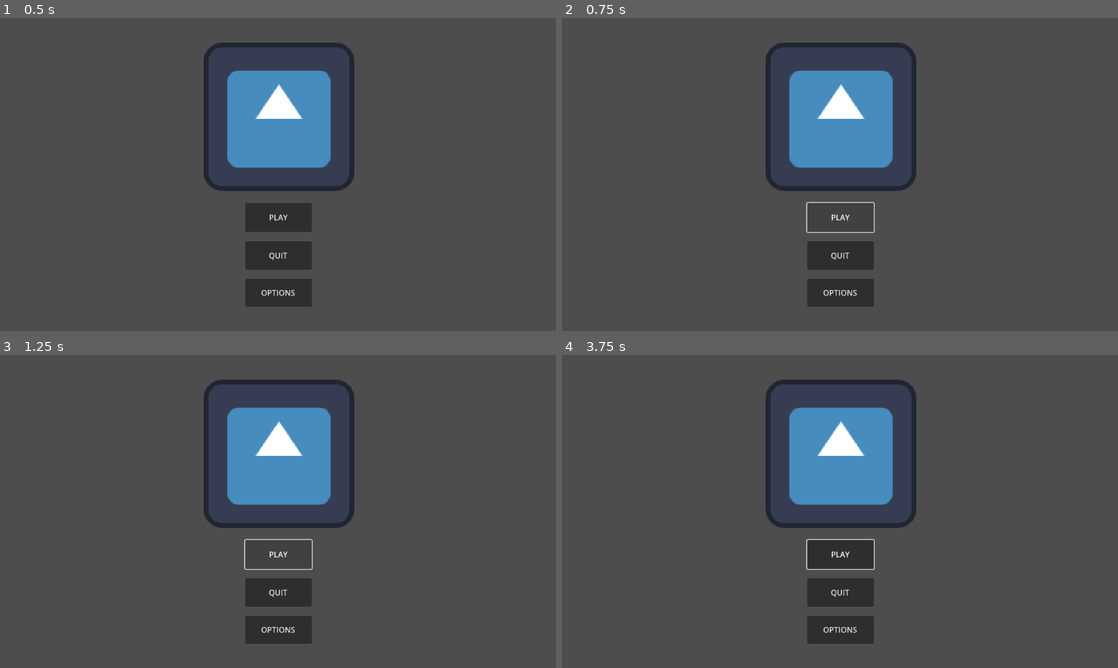
Above: before the commit, frames 1-4 (two rows, left to right).
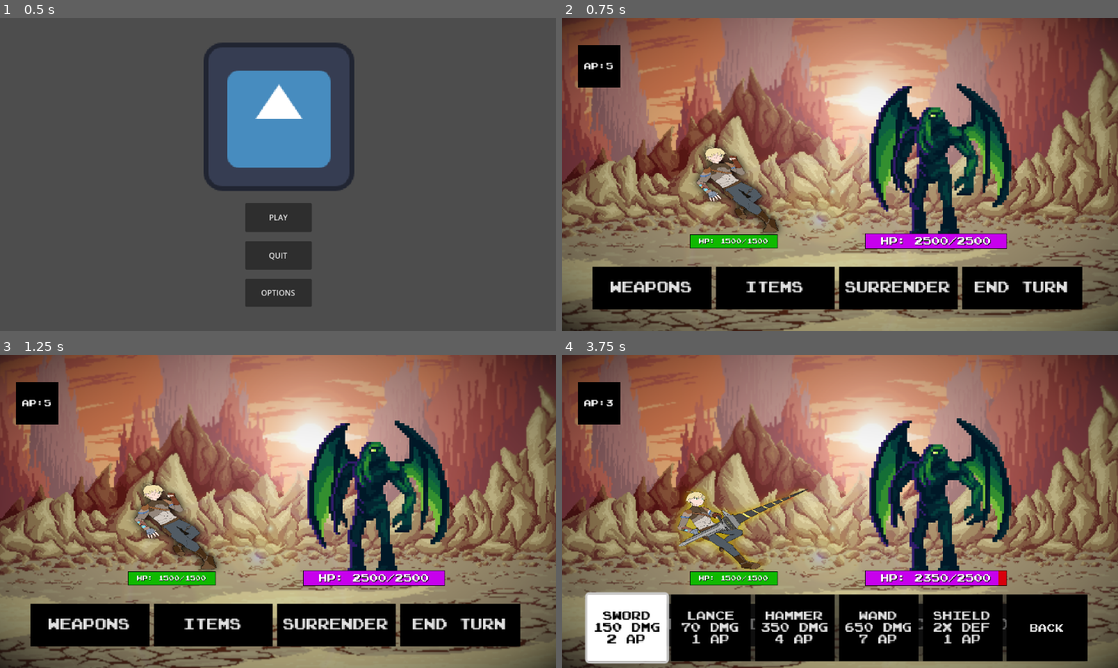
Above: after the commit, the same moments.

Repository: ElerosVecchio/OBL_TeamC
Game: Godot game, scene res://MainMenu/main_menu.tscn
Same seed, same stepped clock (60 frames per second), same inputs: the game is played once before the commit and once after it. The engine's default icon, where the game draws it, is replaced by a stand-in: a white triangle on a blue panel in a dark square.
Inputs (mouse positions are in pixels of both pictures, inside the frame that each line leads up to):
- Up to frame 1 (0.5 s): no input
- Up to frame 2 (0.75 s): click "PLAY" at 0.5 s
- Up to frame 3 (1.25 s): no input
- Up to frame 4 (3.75 s): click (840, 555) at 1.25 s, where only the run before the commit has a clickable "PLAY"; tap Enter (ui_accept) at 2, 2.27 s; hold Right (ui_right) 2.03-2.75 s; click (650, 624) at 2.75 s, where only the run after the commit has a clickable "Weapons"; click (628, 627) at 3.5 s, where only the run after the commit has a clickable "Sword 150 DMG 2 AP"

Frame 1 is identical in both runs. In frame 2, 97% of the frame differs, in the area x 0-100%, y 0-100%; in frame 3, 97%; in frame 4, 98%.
Error before the commit: Modulo by zero error in operator '%'. (res://Item)

Commit message:
Updating Animations

Diff:
--- a/MainMenu/main_menu.gd
+++ b/MainMenu/main_menu.gd
@@ -6,7 +6,7 @@
 # Placeholder for quit button functionality
 func on_quit_button_pressed():
 	print("QUIT button pressed.")
-	# tree.quit()
+	tree.quit()
 
 
 # Placeholder for options button functionality
--- a/MainMenu/main_menu.tscn
+++ b/MainMenu/main_menu.tscn
@@ -70,6 +70,6 @@
 [node name="Item generation scene" type="Node" parent="."]
 script = ExtResource("3_e3sc7")
 
-[connection signal="pressed" from="MainMenuCanvas/btn_play" to="." method="on_play_button_pressed"]
+[connection signal="pressed" from="MainMenuCanvas/btn_play" to="." method="_on_btn_play_pressed"]
 [connection signal="pressed" from="MainMenuCanvas/btn_quit" to="." method="on_quit_button_pressed"]
 [connection signal="pressed" from="MainMenuCanvas/btn_options" to="." method="on_options_button_pressed"]
--- a/TurnBasedSystem&Scene/Global.gd
+++ b/TurnBasedSystem&Scene/Global.gd
@@ -29,6 +29,7 @@
 var enemyturn = false
 
 var playerattacking = false
+var current_attack = 'Hammer'
 
 var bbegdefeated = false
 var playerdefeated = false
--- a/TurnBasedSystem&Scene/bbeg.gd
+++ b/TurnBasedSystem&Scene/bbeg.gd
@@ -21,6 +21,7 @@
 
 func bbegattacking():
 	if Global.enemyturn == true:
+		#Global.bbegattacking = true
 		not_idle = true
 		$AnimatedSprite2D.play('evil_attack')
 		await $AnimatedSprite2D.animation_finished
--- a/TurnBasedSystem&Scene/bbeg.tscn
+++ b/TurnBasedSystem&Scene/bbeg.tscn
@@ -293,7 +293,7 @@
 }]
 
 [sub_resource type="RectangleShape2D" id="RectangleShape2D_hlqs0"]
-size = Vector2(62, 64)
+size = Vector2(124, 128)
 
 [sub_resource type="StyleBoxFlat" id="StyleBoxFlat_k372m"]
 bg_color = Color(0.847059, 0, 0.0470588, 1)
@@ -313,11 +313,14 @@
 [node name="bbeg" type="CharacterBody2D"]
 
 [node name="AnimatedSprite2D" type="AnimatedSprite2D" parent="."]
+position = Vector2(-1, -49)
+scale = Vector2(2.23214, 2.23214)
 sprite_frames = SubResource("SpriteFrames_lg2by")
 animation = &"evil_attack"
 
 [node name="CollisionShape2D" type="CollisionShape2D" parent="."]
-position = Vector2(-2, 8)
+visible = false
+position = Vector2(0, -24)
 shape = SubResource("RectangleShape2D_hlqs0")
 
 [node name="healthbar" type="ProgressBar" parent="."]
--- a/TurnBasedSystem&Scene/hero.gd
+++ b/TurnBasedSystem&Scene/hero.gd
@@ -6,10 +6,11 @@
 	hero_animations()
 	update_health()
 	attacking()
+	hurt()
 	defeat()
 
 func hero_animations():
-	if not_idle == false:
+	if not_idle == false and not Global.enemyturn:
 		$AnimatedSprite2D.play('Idle')
 
 func update_health():
@@ -21,10 +22,20 @@
 func attacking():
 	if Global.playerattacking == true:
 		not_idle = true
-		$AnimatedSprite2D.play('Attack')
+		if Global.current_attack == 'Hammer':
+			$AnimatedSprite2D.play('Hammer')
+		elif Global.current_attack == 'Spear':
+			$AnimatedSprite2D.play('Spear')
 		await $AnimatedSprite2D.animation_finished
 		Global.playerattacking = false
 		not_idle = false
+	else:
+		pass
+
+func hurt():
+	if Global.enemyturn == true:
+		$AnimatedSprite2D.play('Hurt')
+		await $AnimatedSprite2D.animation_finished
 	else:
 		pass
 
@@ -33,6 +44,10 @@
 		Global.playerdefeated = true
 		$healthbar.hide()
 		not_idle = true
-		$AnimatedSprite2D.play('Die')
+		$AnimatedSprite2D.play('Hurt')
+		var tween = get_tree().create_tween()
+		var tween1 = get_tree().create_tween()
+		tween.tween_property(self, "position", position - Vector2(0, -250), 1)
+		tween1.tween_property(self, "modulate:a", 0, 0.3)
 		await $AnimatedSprite2D.animation_finished
 		get_tree().quit()
--- a/TurnBasedSystem&Scene/hero.tscn
+++ b/TurnBasedSystem&Scene/hero.tscn
@@ -1,104 +1,98 @@
-[gd_scene load_steps=18 format=3 uid="uid://bmmai14isviqg"]
+[gd_scene load_steps=13 format=3 uid="uid://bmmai14isviqg"]
 
-[ext_resource type="Texture2D" uid="uid://b35c053ltq544" path="res://TurnBasedSystem&Scene/art/oblhammer.png" id="1_kfkdn"]
-[ext_resource type="Texture2D" uid="uid://b7ail3h52vt3q" path="res://TurnBasedSystem&Scene/Placeholder Sprites/AnimationSheet_Character.png" id="1_oo7lt"]
+[ext_resource type="Texture2D" uid="uid://cg0pen7o6qoqf" path="res://TurnBasedSystem&Scene/art/OBL art/fixed_hammer.png" id="1_hnoah"]
 [ext_resource type="FontFile" uid="uid://dtyyb1av647aj" path="res://TurnBasedSystem&Scene/Placeholder Sprites/Super Mario Bros. NES.ttf" id="2_g2m40"]
-[ext_resource type="Texture2D" uid="uid://ba0r3tifobe24" path="res://TurnBasedSystem&Scene/art/standing.png" id="2_s0ei0"]
-
-[sub_resource type="AtlasTexture" id="AtlasTexture_h6oe7"]
-atlas = ExtResource("1_oo7lt")
-region = Rect2(0, 224, 32, 32)
-
-[sub_resource type="AtlasTexture" id="AtlasTexture_34cei"]
-atlas = ExtResource("1_oo7lt")
-region = Rect2(32, 224, 32, 32)
-
-[sub_resource type="AtlasTexture" id="AtlasTexture_duj0n"]
-atlas = ExtResource("1_oo7lt")
-region = Rect2(64, 224, 32, 32)
-
-[sub_resource type="AtlasTexture" id="AtlasTexture_e8khv"]
-atlas = ExtResource("1_oo7lt")
-region = Rect2(96, 224, 32, 32)
-
-[sub_resource type="AtlasTexture" id="AtlasTexture_l7wy7"]
-atlas = ExtResource("1_oo7lt")
-region = Rect2(128, 224, 32, 32)
-
-[sub_resource type="AtlasTexture" id="AtlasTexture_ki8xn"]
-atlas = ExtResource("1_oo7lt")
-region = Rect2(160, 224, 32, 32)
-
-[sub_resource type="AtlasTexture" id="AtlasTexture_kwq7e"]
-atlas = ExtResource("1_oo7lt")
-region = Rect2(192, 224, 32, 32)
-
-[sub_resource type="AtlasTexture" id="AtlasTexture_daeb3"]
-atlas = ExtResource("1_oo7lt")
-region = Rect2(224, 224, 32, 32)
+[ext_resource type="Texture2D" uid="uid://d3sfmpynq2kmk" path="res://TurnBasedSystem&Scene/art/OBL art/hammer_two.png" id="2_imy52"]
+[ext_resource type="Texture2D" uid="uid://cb8pfl7xcspmr" path="res://TurnBasedSystem&Scene/art/OBL art/fixed_hurt.png" id="3_0fnnd"]
+[ext_resource type="Texture2D" uid="uid://d2p7vlcrsdipx" path="res://TurnBasedSystem&Scene/art/OBL art/hurt_two.png" id="4_0rbqk"]
+[ext_resource type="Texture2D" uid="uid://c151e4k5w3v3r" path="res://TurnBasedSystem&Scene/art/OBL art/fixed_spear.png" id="5_y3xpr"]
+[ext_resource type="Texture2D" uid="uid://fb538x48trcs" path="res://TurnBasedSystem&Scene/art/OBL art/spear_two.png" id="6_fbxlr"]
 
 [sub_resource type="SpriteFrames" id="SpriteFrames_l77hm"]
 animations = [{
 "frames": [{
 "duration": 1.0,
-"texture": ExtResource("1_kfkdn")
+"texture": ExtResource("1_hnoah")
 }, {
 "duration": 1.0,
-"texture": ExtResource("1_kfkdn")
+"texture": ExtResource("2_imy52")
 }, {
 "duration": 1.0,
-"texture": ExtResource("1_kfkdn")
+"texture": ExtResource("1_hnoah")
 }, {
 "duration": 1.0,
-"texture": ExtResource("1_kfkdn")
+"texture": ExtResource("2_imy52")
 }, {
 "duration": 1.0,
-"texture": ExtResource("1_kfkdn")
+"texture": ExtResource("1_hnoah")
+}, {
+"duration": 1.0,
+"texture": ExtResource("2_imy52")
 }],
 "loop": false,
-"name": &"Attack",
+"name": &"Hammer",
 "speed": 8.0
 }, {
 "frames": [{
 "duration": 1.0,
-"texture": SubResource("AtlasTexture_h6oe7")
+"texture": ExtResource("3_0fnnd")
 }, {
 "duration": 1.0,
-"texture": SubResource("AtlasTexture_34cei")
+"texture": ExtResource("4_0rbqk")
 }, {
 "duration": 1.0,
-"texture": SubResource("AtlasTexture_duj0n")
+"texture": ExtResource("3_0fnnd")
 }, {
 "duration": 1.0,
-"texture": SubResource("AtlasTexture_e8khv")
+"texture": ExtResource("4_0rbqk")
 }, {
 "duration": 1.0,
-"texture": SubResource("AtlasTexture_l7wy7")
+"texture": ExtResource("3_0fnnd")
 }, {
 "duration": 1.0,
-"texture": SubResource("AtlasTexture_ki8xn")
+"texture": ExtResource("4_0rbqk")
 }, {
 "duration": 1.0,
-"texture": SubResource("AtlasTexture_kwq7e")
-}, {
-"duration": 1.0,
-"texture": SubResource("AtlasTexture_daeb3")
+"texture": ExtResource("3_0fnnd")
 }],
 "loop": false,
-"name": &"Die",
+"name": &"Hurt",
 "speed": 8.0
 }, {
 "frames": [{
 "duration": 1.0,
-"texture": ExtResource("2_s0ei0")
+"texture": ExtResource("3_0fnnd")
 }],
-"loop": true,
+"loop": false,
 "name": &"Idle",
-"speed": 2.0
+"speed": 8.0
+}, {
+"frames": [{
+"duration": 1.0,
+"texture": ExtResource("5_y3xpr")
+}, {
+"duration": 1.0,
+"texture": ExtResource("6_fbxlr")
+}, {
+"duration": 1.0,
+"texture": ExtResource("5_y3xpr")
+}, {
+"duration": 1.0,
+"texture": ExtResource("6_fbxlr")
+}, {
+"duration": 1.0,
+"texture": ExtResource("5_y3xpr")
+}, {
+"duration": 1.0,
+"texture": ExtResource("6_fbxlr")
+}],
+"loop": false,
+"name": &"Spear",
+"speed": 8.0
 }]
 
 [sub_resource type="RectangleShape2D" id="RectangleShape2D_67cay"]
-size = Vector2(159, 122)
+size = Vector2(103, 99.5)
 
 [sub_resource type="Theme" id="Theme_cuq3s"]
 
@@ -120,13 +114,14 @@
 [node name="hero" type="CharacterBody2D"]
 
 [node name="AnimatedSprite2D" type="AnimatedSprite2D" parent="."]
-position = Vector2(-0.499992, -43.5)
-scale = Vector2(0.106, 0.0806667)
+position = Vector2(6, -27)
+scale = Vector2(0.0865, 0.0658271)
 sprite_frames = SubResource("SpriteFrames_l77hm")
-animation = &"Attack"
+animation = &"Hammer"
 
 [node name="CollisionShape2D" type="CollisionShape2D" parent="."]
-position = Vector2(-0.5, -43)
+visible = false
+position = Vector2(2, -28)
 shape = SubResource("RectangleShape2D_67cay")
 
 [node name="healthbar" type="ProgressBar" parent="."]
--- a/TurnBasedSystem&Scene/world.gd
+++ b/TurnBasedSystem&Scene/world.gd
@@ -67,6 +67,7 @@
 	$ActionsPanel.show()
 
 func _on_lightning_bolt_pressed(): #sword
+	Global.current_attack = 'Spear'
 	if Global.actionpoints >= 2:
 		Global.playerattacking = true
 		crit = randi() % 100
@@ -81,6 +82,7 @@
 
 
 func _on_fireball_pressed(): #lance
+	Global.current_attack = 'Spear'
 	if Global.actionpoints >= 1:
 		Global.playerattacking = true
 		crit = randi() % 100
@@ -94,6 +96,7 @@
 		$NoMoreAP.show()
 
 func _on_icicle_crash_pressed(): #hammer
+	Global.current_attack = 'Hammer'
 	if Global.actionpoints >= 4:
 		Global.playerattacking = true
 		crit = randi() % 100
@@ -107,6 +110,7 @@
 		$NoMoreAP.show()
 
 func _on_wand_pressed():
+	Global.current_attack = 'Spear'
 	if Global.actionpoints >= 7:
 		Global.playerattacking = true
 		Global.bbegcurrenthealth -= Global.wanddamage
@@ -115,6 +119,7 @@
 		$NoMoreAP.show()
 
 func _on_shield_pressed():
+	Global.current_attack = 'Hammer'
 	if Global.actionpoints >= 1:
 		Global.playerattacking = true
 		Global.bbegcurrenthealth -= Global.shielddamage
Binary file added: TurnBasedSystem&Scene/art/OBL art/fixed_hammer.png
Not shown, added: TurnBasedSystem&Scene/art/OBL art/fixed_hammer.png.import
Binary file added: TurnBasedSystem&Scene/art/OBL art/fixed_hurt.png
Not shown, added: TurnBasedSystem&Scene/art/OBL art/fixed_hurt.png.import
Binary file added: TurnBasedSystem&Scene/art/OBL art/fixed_spear.png
Not shown, added: TurnBasedSystem&Scene/art/OBL art/fixed_spear.png.import
Binary file added: TurnBasedSystem&Scene/art/OBL art/hammer_two.png
Not shown, added: TurnBasedSystem&Scene/art/OBL art/hammer_two.png.import
Binary file added: TurnBasedSystem&Scene/art/OBL art/hurt_two.png
Not shown, added: TurnBasedSystem&Scene/art/OBL art/hurt_two.png.import
Binary file added: TurnBasedSystem&Scene/art/OBL art/oblhammertransparent.png
Not shown, added: TurnBasedSystem&Scene/art/OBL art/oblhammertransparent.png.import
(and 6 more such lines)
